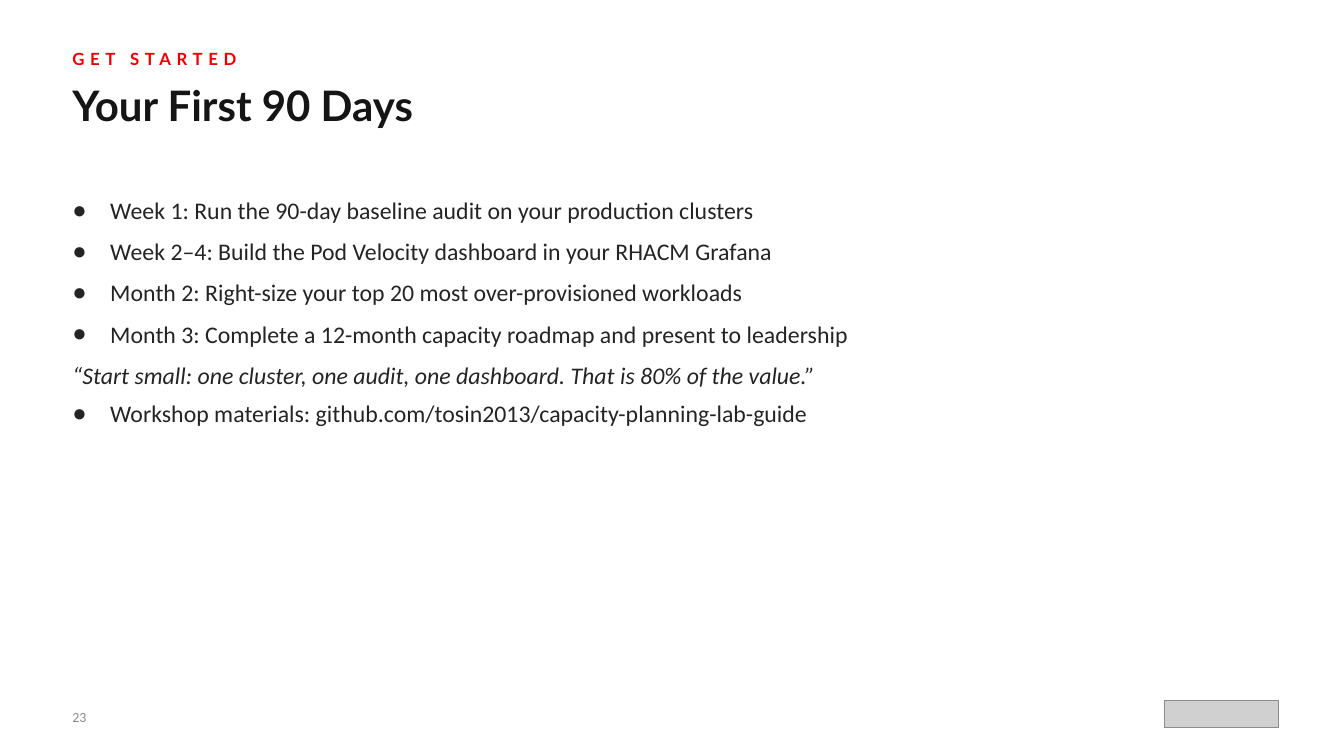
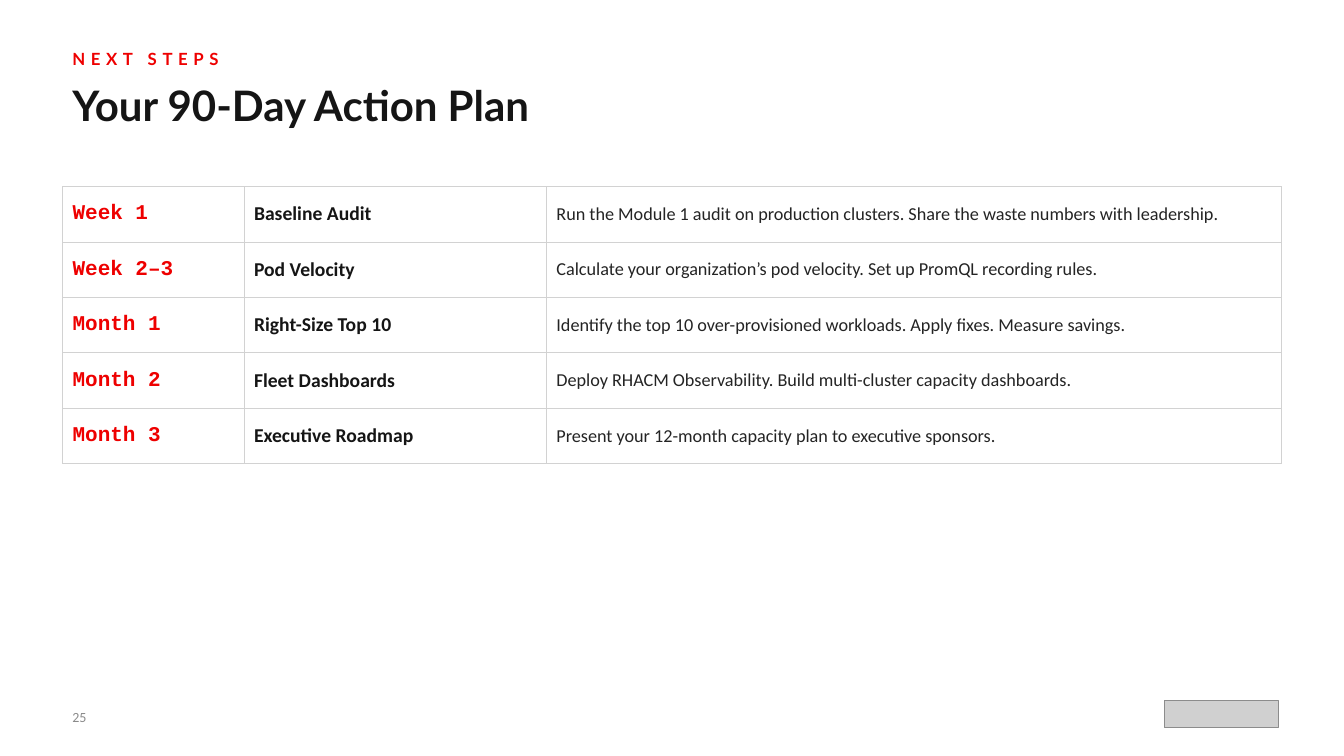
Before and after one commit to tosin2013/capacity-planning-lab-guide, a slide deck: slide 25 of presentation/capacity-planning-workshop-r01.0.pptx (slide 23 before the commit). Drawn at 1344x756 pixels with LibreOffice and Linux fonts; fonts in the diff are those of the drawing; grey boxes stand for pictures. Boxes give left, top, right and bottom in pixels: in the first picture for what was removed or moved away, otherwise in the second. Text is boxed around its words. In the diff, an @@ line names an element or a change of style, - is before the commit and + after.

Commit message:
Rebuild workshop presentation deck with new diagrams and align RHACM version
Replace the prior presentation with a 27-slide programmatic deck covering
business problem, architecture, all 9 modules, outcomes, and 90-day action
plan. Add 4 new diagrams (hub-student architecture, observability data flow,
workshop journey, maturity model). Align README RHACM version to 2.16+ to
match the deployment config and lab guide.

```diff
--- a/presentation/capacity-planning-workshop-r01.0.pptx
+++ b/presentation/capacity-planning-workshop-r01.0.pptx
@@ text at bbox=[72, 52, 219, 65]: text changed @@
-GET STARTED
+NEXT STEPS
@@ text at bbox=[72, 89, 529, 128]: text changed @@
-Your First 90 Days
+Your 90-Day Action Plan
@@ table added at bbox=[63, 187, 1281, 676], 5 rows, 3 columns @@
+Week 1 | Baseline Audit | Run the Module 1 audit on production clusters. Share the waste numbers with leadership.
+Week 2–3 | Pod Velocity | Calculate your organization’s pod velocity. Set up PromQL recording rules.
+Month 1 | Right-Size Top 10 | Identify the top 10 over-provisioned workloads. Apply fixes. Measure savings.
+Month 2 | Fleet Dashboards | Deploy RHACM Observability. Build multi-cluster capacity dashboards.
+Month 3 | Executive Roadmap | Present your 12-month capacity plan to executive sponsors.
@@ text removed at bbox=[72, 202, 848, 426] @@
-● Week 1: Run the 90-day baseline audit on your production clusters
-● Week 2–4: Build the Pod Velocity dashboard in your RHACM Grafana
-● Month 2: Right-size your top 20 most over-provisioned workloads
-● Month 3: Complete a 12-month capacity roadmap and present to leadership
-“Start small: one cluster, one audit, one dashboard. That is 80% of the value.”
-● Workshop materials: github.com/tosin2013/capacity-planning-lab-guide
@@ text at bbox=[72, 713, 86, 722]: text changed @@
-23
+25
```
Also in this commit, not shown: 15 other slides changed, 11 slides added, 7 slides removed, 20 other files.
